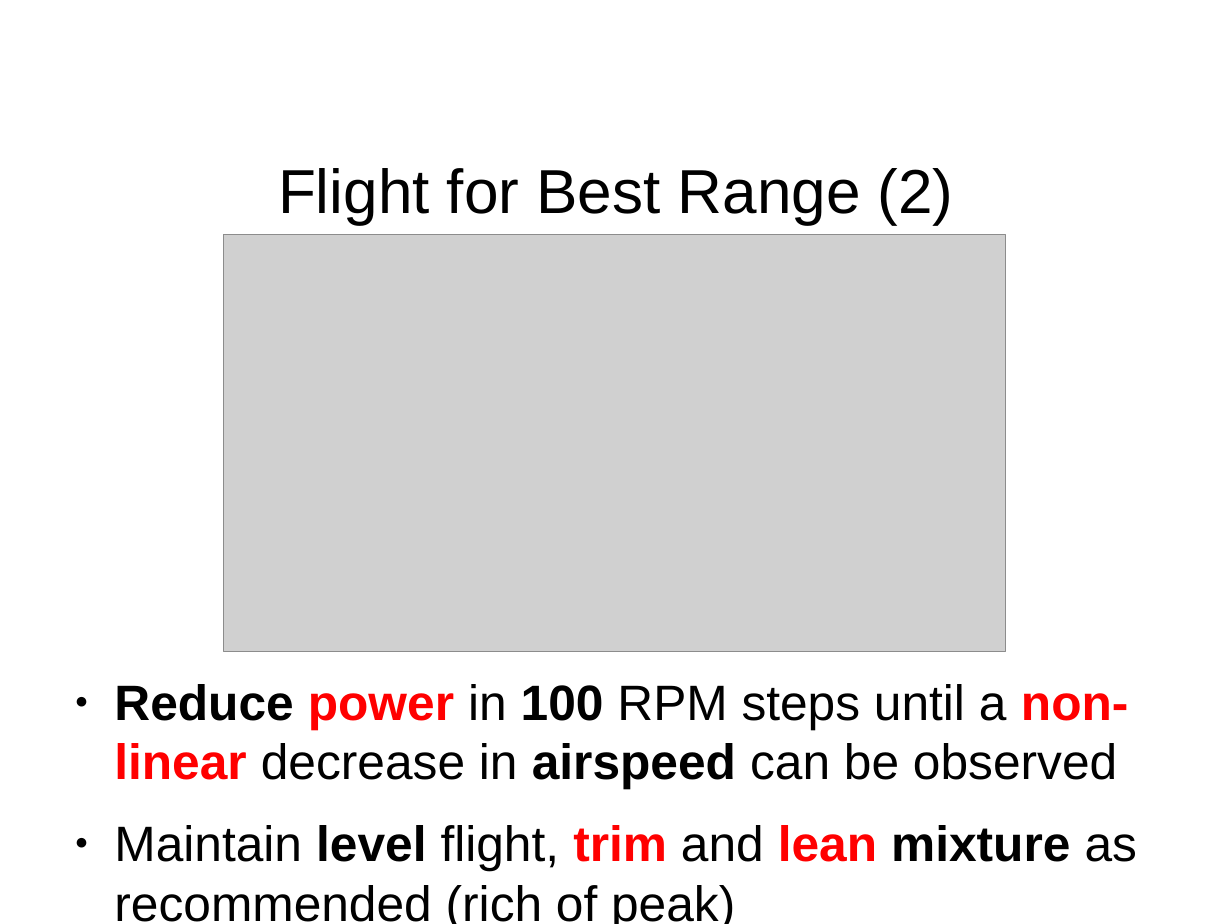
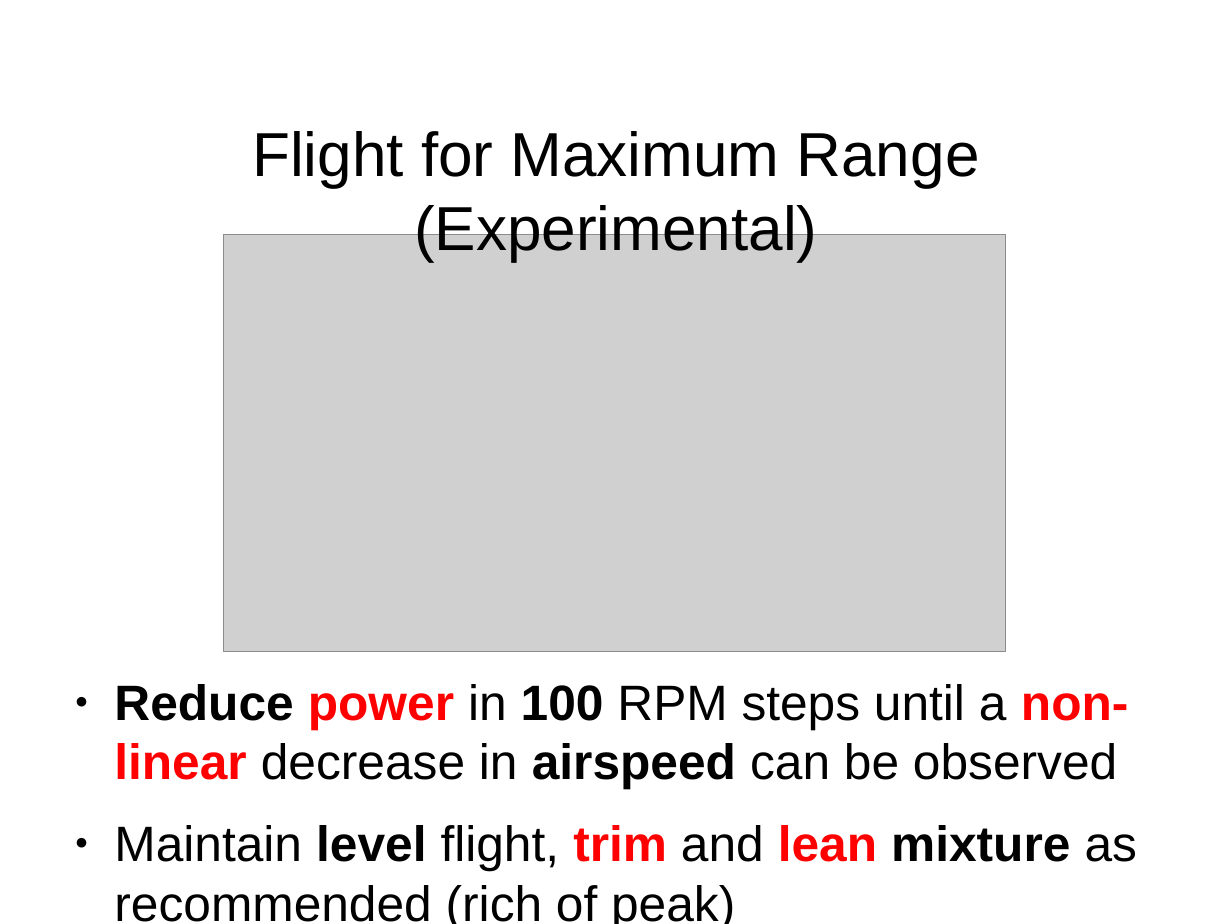
Before and after one commit to stephanheinemann/flight, a slide deck: slide 9 of FI/RangeAndEndurance/RangeAndEndurance.odp. Drawn at 1232x924 pixels with LibreOffice and Linux fonts; fonts in the diff are those of the drawing; grey boxes stand for pictures; background and template pictures are left out. Boxes give left, top, right and bottom in pixels: in the first picture for what was removed or moved away, otherwise in the second. Text is boxed around its words. In the diff, an @@ line names an element or a change of style, - is before the commit and + after.

Commit message:
improved range and endurance presentation

```diff
--- a/FI/RangeAndEndurance/RangeAndEndurance.odp
+++ b/FI/RangeAndEndurance/RangeAndEndurance.odp
@@ title at box(252, 131, 980, 262): text changed @@
-Flight for Best Range (2)
+Flight for Maximum Range (Experimental)
```
Also in this commit, not shown: 5 other slides changed, 1 slide added, 1 other file.
